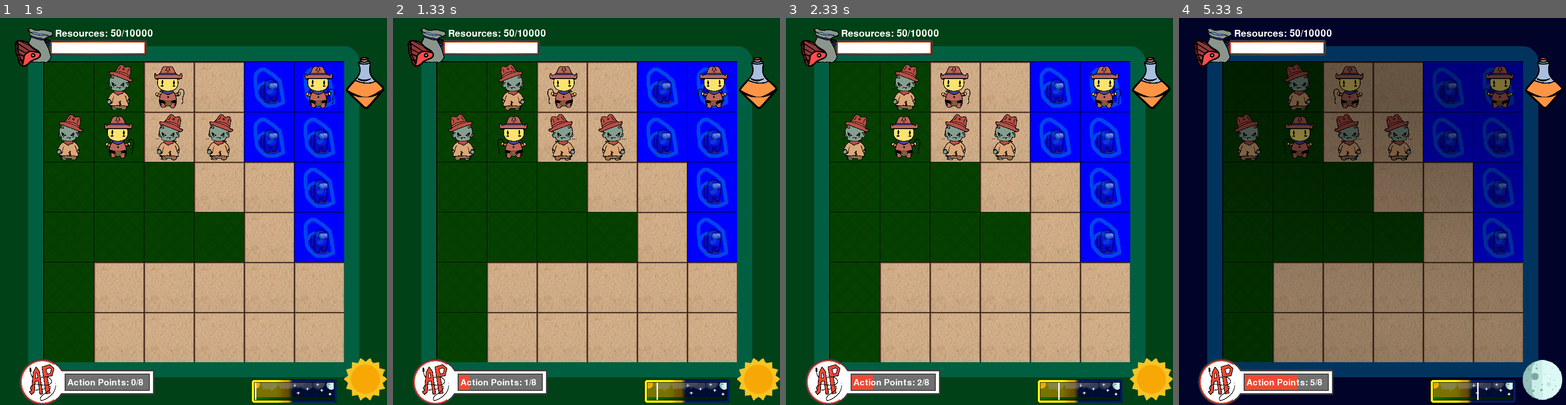
Above: before the commit, frames 1-4 (left to right).
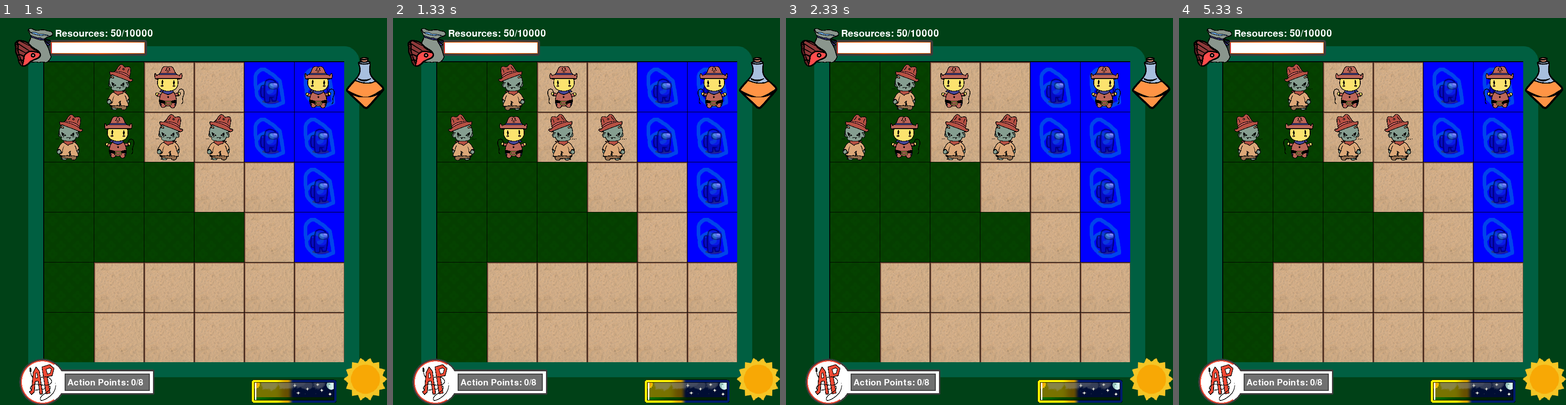
Above: after the commit, the same moments.

Repository: Czedros/Outbreak
Game: pygame game, started from SGAI_MK3/main.py
Same seed, same stepped clock (60 frames per second), same inputs: the game is played once before the commit and once after it.
Inputs (mouse positions are in pixels of both pictures, inside the frame that each line leads up to):
- Up to frame 1 (1 s): press the mouse at (363, 83) at 0.37 s; move the mouse to (216, 192) at 0.47 s; release the mouse at (73, 304) at 0.6 s
- Up to frame 2 (1.33 s): no input
- Up to frame 3 (2.33 s): no input
- Up to frame 4 (5.33 s): no input

Frame 1 is identical in both runs. In frame 2, 0.1% of the frame differs, in the area x 17-69%, y 92-99%; in frame 3, 0.2%; in frame 4, 80%, in the area x 0-100%, y 0-100%.

Commit message:
Stuff
made the win screen not throw an error(still need to center win screen text) Edited how isDay is calculated in the Board class.

Diff:
--- a/SGAI_MK3/Board.py
+++ b/SGAI_MK3/Board.py
@@ -5,7 +5,7 @@
 from typing import List, Tuple
 from constants import *
 from Resource import Resource
-
+import renderConstants
 class Board:
     def __init__(self,  dimensions: Tuple[int, int],
         player_role: str,
@@ -424,9 +424,9 @@
         (after player and computer have each gone once)
         """
         self.timeCounter += 1
-        if self.timeCounter == 5:
-            self.isDay != self.isDay
-            self.timeCounter = 0
-
+        self.isDay = self.timeCounter % renderConstants.CYCLELEN < renderConstants.CYCLELEN/2
+        #if self.timeCounter == 5: #My bad
+        #    self.isDay != self.isDay
+        #    self.timeCounter = 0
         for state in self.States:
             state.update()
--- a/SGAI_MK3/PygameFunctions.py
+++ b/SGAI_MK3/PygameFunctions.py
@@ -108,6 +108,8 @@
 humanAnim = Animation(Animations.human.value)
 zombieAnim = Animation(Animations.zombie.value)
 #######
+resultFont = pygame.font.Font('freesansbold.ttf', int(renderConstants.SIZE / 40))
+#######
 def get_action(GameBoard: Board, pixel_x: int, pixel_y: int):
     """
     Get the action that the click represents.
@@ -138,8 +140,8 @@
     global zombieAnim
     global humanAnim
     renderConstants.frame_time = time.process_time()
-    turn = int((renderConstants.frame_time - start))
-    ap = int((renderConstants.frame_time - start) % (GameBoard.resources[0].maxValue + 1))
+    turn = GameBoard.timeCounter
+    ap = GameBoard.resources[0].currentValue
     resources = min(50, GameBoard.resources[2].maxValue)
     display_surface.fill((0, 0, 0))
     #######
@@ -160,7 +162,7 @@
                 humanAnim = humanAnim.getNextAnimation()
                 display_surface.blit(humanAnim.getImage(), cellPosition(coord[0], coord[1]))
     #######
-    if(turn % renderConstants.CYCLELEN < renderConstants.CYCLELEN/2):
+    if(GameBoard.isDay):
         if(turn % renderConstants.CYCLELEN > renderConstants.CYCLELEN/2 - 1 - renderConstants.NOONLENGTH):
             display_surface.blit(noon, (0, 0))
         else:
@@ -325,11 +327,11 @@
 def display_win_screen():
     display_surface.fill(BACKGROUND)
     display_surface.blit(
-        font.render("You win!", True, WHITE),
+        resultFont.render("You win!", True, WHITE),
         (500, 350),
     )
     display_surface.blit(
-        font.render("There were no possible moves for the computer.", True, WHITE),
+        resultFont.render("There were no possible moves for the computer.", True, WHITE),
         (500, 400),
     )
     pygame.display.update()
@@ -344,11 +346,11 @@
 def display_lose_screen():
     display_surface.fill(BACKGROUND)
     display_surface.blit(
-        font.render("You lose!", True, WHITE),
+        resultFont.render("You lose!", True, WHITE),
         (500, 350),
     )
     display_surface.blit(
-        font.render("You had no possible moves...", True, WHITE),
+        resultFont.render("You had no possible moves...", True, WHITE),
         (500, 400),
     )
     pygame.display.update()
